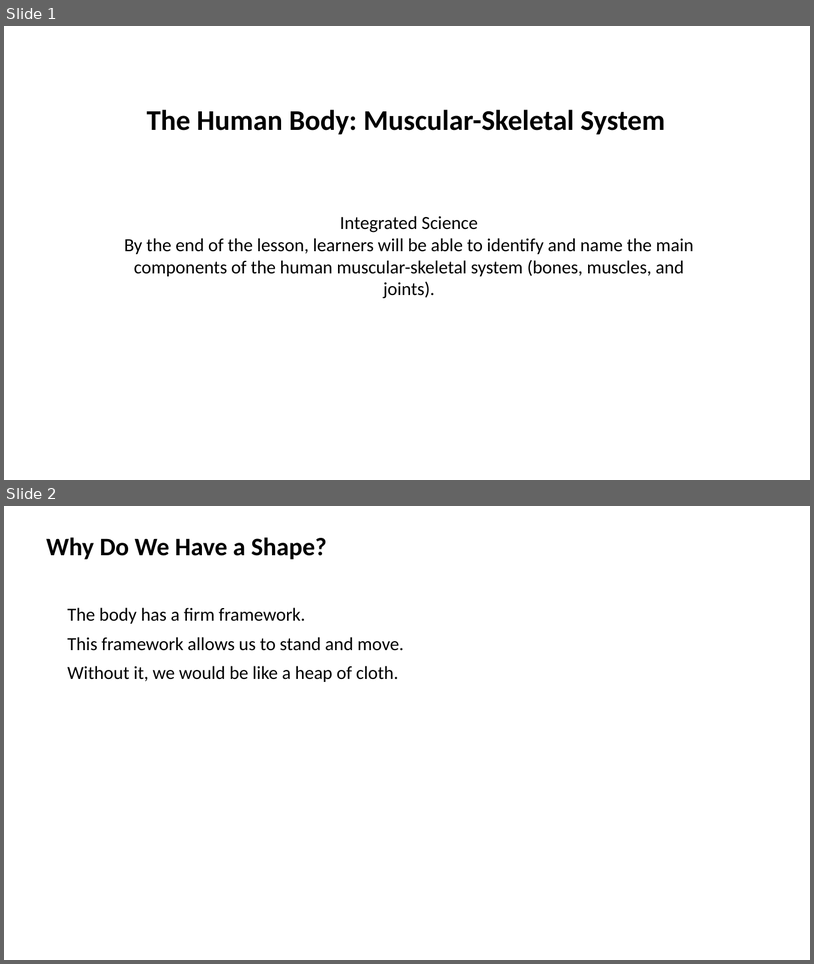
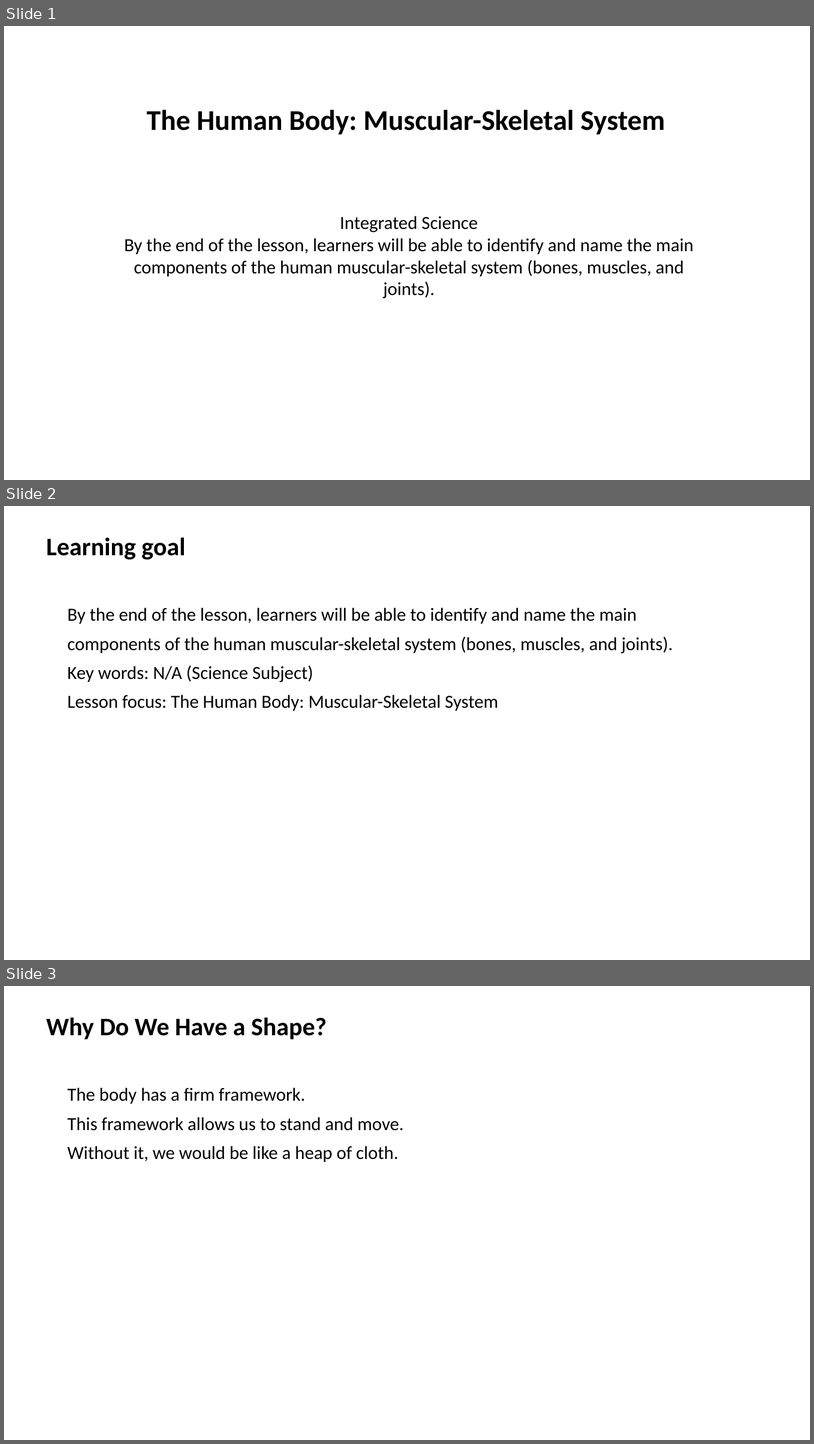
Before and after one commit to yousunjung84-edu/uganda-p7-mvp-20260629, a slide deck: uganda-p7-mvp/p7_t1_integrated_science_0101/p7_t1_integrated_science_0101.pptx. Shown one above the other, each under a label of ours: slides 1 and 2 before the commit, slides 1, 2 and 3 after it. The pictures are 814x964 and 814x1444 pixels, drawn with LibreOffice and Linux fonts; fonts in the diff are those of the drawing. Boxes give left, top, right and bottom in pixels: in the first picture for what was removed or moved away, otherwise in the second. Text is boxed around its words. In the diff, an @@ line names an element or a change of style, - is before the commit and + after.

```diff
--- a/uganda-p7-mvp/p7_t1_integrated_science_0101/p7_t1_integrated_science_0101.pptx
+++ b/uganda-p7-mvp/p7_t1_integrated_science_0101/p7_t1_integrated_science_0101.pptx
@@ slide 2 added at box(4, 506, 810, 960), background #FFFFFF @@
@@ text added at box(46, 537, 185, 559), 30 pt, text #000000, bold @@
+Learning goal
@@ text added at box(68, 607, 674, 711), 22 pt, text #000000 @@
+By the end of the lesson, learners will be able to identify and name the main
+components of the human muscular-skeletal system (bones, muscles, and joints).
+Key words: N/A (Science Subject)
+Lesson focus: The Human Body: Muscular-Skeletal System
@@ what was slide 2 is now slide 3 @@
```
Also in this commit, not shown: 1 other slide added, 42 other files.
